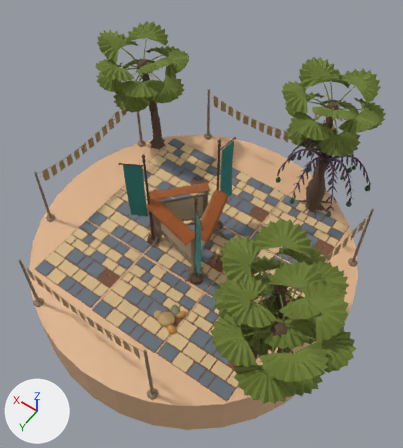
The FBX model Assets/Game/Art/Models/Environment/Structures/NomadSettlement/nomad_shrine_plaza.fbx: old version first, new version second.
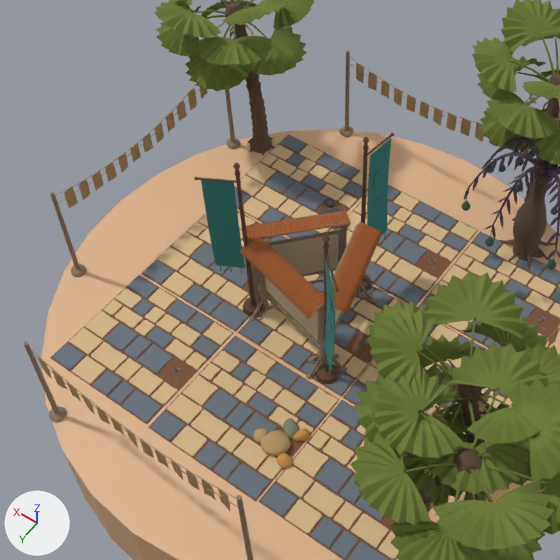
There are two pictures of each version: one whole from a 50 mm camera at (-14.1, 18.8, 32.8) aimed at (-0.1, -0.8, 2.1), one close up on the part from 1% to 83% of the width and 13% to 87% of the height. The lights are fixed; the arrows at lower left show +X, +Y and +Z. The first two pictures are the older version.

Names of what the first close-up shows: 'NomadShrinePlaza'.
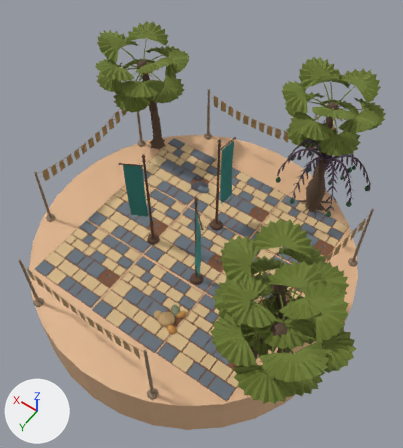
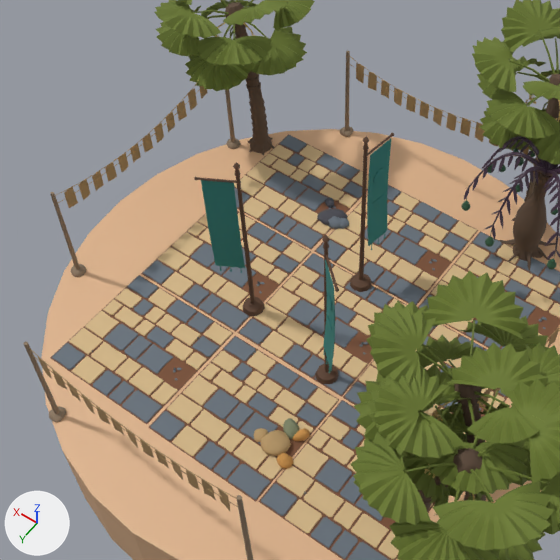
Pixel boxes (x1, y1, x2, y2) of what changed, in the close-ups (560 x 560 px):
part 1 of me_nomadshrineplaza, deleted
    before: (240, 210, 383, 379)
part 2 of me_nomadshrineplaza, cut back
    before: (248, 221, 347, 324)
    after: (248, 282, 350, 324)
part 3 of me_nomadshrineplaza, cut back
    before: (307, 305, 325, 375)

What the commit changed:
me_nomadshrineplaza is used by ob_nomadshrineplaza; location (0.0, 0.0, 0.0).
me_nomadshrineplaza had 60176 vertices, 65777 faces and spanned x -13.4..13.7, y -14.7..11.6, z -4.0..9.4.
me_nomadshrineplaza now has 50144 vertices, 55679 faces and spans x -13.4..13.7, y -14.7..11.6, z -4.0..9.4.
me_nomadshrineplaza part 1: 65 loose pieces with 9968 vertices, spanning x -2.5..3.4, y -2.4..2.7, z 0.2..4.8, are deleted.
Part 2, on me_nomadshrineplaza:
32 vertices are removed from x 0.0..2.4, y -1.9..1.7, z 0.2..4.7.
57 faces are deleted.
2 vertices move within x 0.1..2.4, y -1.8..1.6, z 0.2..0.3.
4 new faces join them, mat_mat_deco_wood_dark (brown #5a3e2b).
5 new faces join them, mat_mat_deco_stone_slate (greyish blue #68727c).
16 new faces join them, mat_mat_deco_clay_sand (beige #d6b98a).
Part 3, on me_nomadshrineplaza:
32 vertices are removed from x -1.6..-1.2, y 1.8..2.6, z 0.2..4.6.
46 faces are deleted.
5 vertices move within x -1.5..-1.3, y 1.8..2.6, z 0.2..0.3.
14 new faces join them, mat_mat_deco_stone_slate (greyish blue #68727c).
me_nomadshrineplaza no longer uses material mat_mat_deco_metal_rustorange (brown #ad6535).
me_nomadshrineplaza no longer uses material mat_mat_deco_wood_pale (beige #c8b69a).
